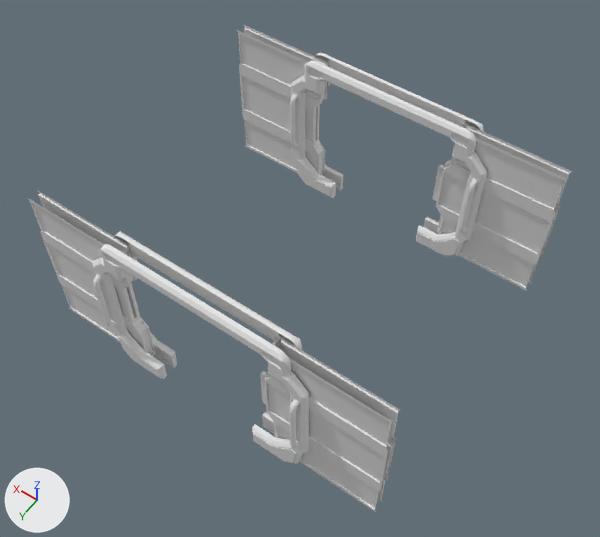
An edit to the Blender file Blender Moderls/Level 3 On Train/TrainSet.blend, drawn before and after from the same camera.
Before and after are seen from a 50 mm camera at (-5.95, 8.58, 14.24) aimed at (-0.17, 0.49, 1.51). Arrows for +X, +Y and +Z are at lower left; the lights stay in place.

The first picture shows 'Train_Door1', 'Train_Door1.002', 'Train_Door2', 'Train_Door2.002', 'Train_Door_1', 'Train_Door_2'.
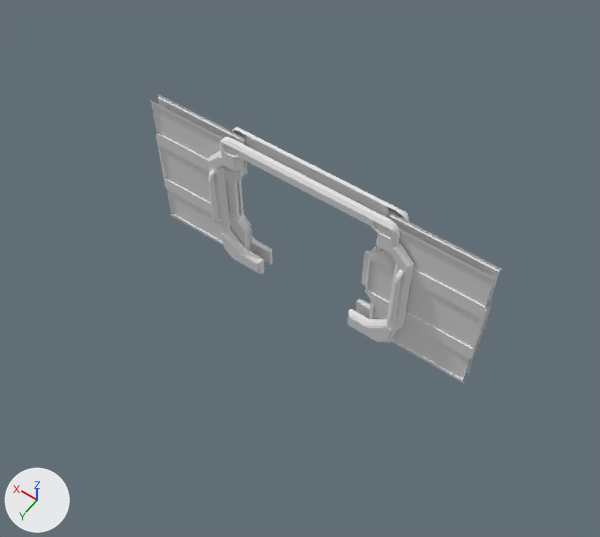
Diff of the bpy script that builds the scene:
```diff
--- a/Blender Moderls/Level 3 On Train/TrainSet.blend.py
+++ b/Blender Moderls/Level 3 On Train/TrainSet.blend.py
@@ ob_train_door_2 @@
-ob_train_door_2 = bpy.data.objects.new('Train_Door_2', me_cube_022)
-ob_train_door_2.location = (0.0, -2.75, 0.0)
@@ ob_train_door2_002 @@
-ob_train_door2_002 = bpy.data.objects.new('Train_Door2.002', me_cube_035)
-ob_train_door2_002.parent = ob_train_door_2
-ob_train_door2_002.location = (-1.569, 0.0, 0.0)
@@ ob_train_door1_002 @@
-ob_train_door1_002 = bpy.data.objects.new('Train_Door1.002', me_cube_034)
-ob_train_door1_002.parent = ob_train_door_2
-ob_train_door1_002.location = (1.569, 0.0, 0.0)
@@ ob_train_door_1 @@
 ob_train_door_1 = bpy.data.objects.new('Train_Door_1', me_cube_001)
-ob_train_door_1.location = (0.0, 3.19, 0.0)
+ob_train_door_1.location = (0.0, 0.0, 0.0)
```

Changed parts and their boxes (x1, y1, x2, y2) in the pictures (600 x 537 px):
'Train_Door2', moved: before (260, 337, 401, 512); after (361, 212, 502, 383)
'Train_Door_1', moved: before (93, 231, 309, 463); after (208, 127, 414, 343)
'Train_Door1', moved: before (28, 190, 156, 356); after (150, 94, 253, 253)
'Train_Door2.002', deleted: before (432, 124, 572, 291)
'Train_Door_2', deleted: before (290, 53, 487, 257)
'Train_Door1.002', deleted: before (237, 24, 328, 176)
